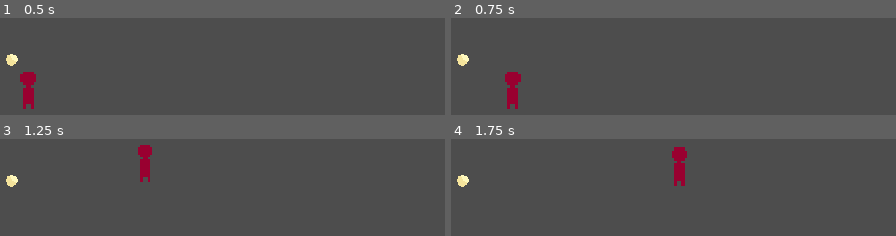
Above: before the commit, frames 1-4 (two rows, left to right).
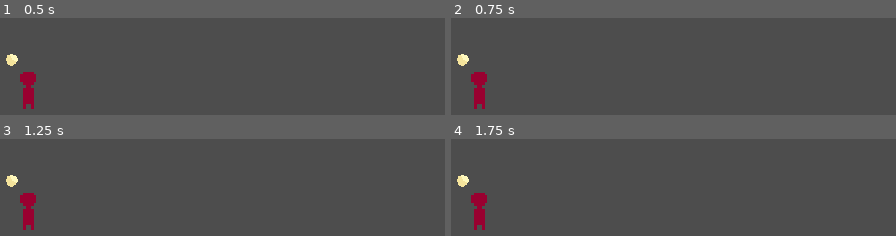
Above: after the commit, the same moments.

Repository: kvnfrr/Staylight
Game: Godot game, scene res://scenes/main.tscn
The game is run twice, just before and just after one commit, with the same random seed, the same clock (stepped at 60 frames per second) and the same inputs.
Inputs (mouse positions are in pixels of both pictures, inside the frame that each line leads up to):
- Up to frame 1 (0.5 s): no input
- Up to frame 2 (0.75 s): tap Enter (start_run) at 0.5, 0.6 s; move the mouse to (673, 100) at 0.52 s; hold D (move_right) from 0.53 s (still down); click (673, 100) at 0.67 s
- Up to frame 3 (1.25 s): keep holding D (move_right); tap W (jump) at 0.77 s
- Up to frame 4 (1.75 s): keep holding D (move_right); move the mouse to (outside the picture) at 1.27 s; tap R (clear_path) at 1.35 s; tap W (jump) at 1.52 s; tap Enter (start_run) at 1.55 s

Frame 1 is identical in both runs. In frame 2, 1.9% of the frame differs, in the area x 4-16%, y 55-94%; in frame 3, 1.8%; in frame 4, 1.9%, in the area x 4-54%, y 8-94%.

Commit message:
Added draw phase to player

Diff:
--- a/scripts/main.gd
+++ b/scripts/main.gd
@@ -4,6 +4,7 @@
 
 @onready var path_line: Line2D = $PathLine
 @onready var spirit: Area2D = $Spirit
+@onready var player: CharacterBody2D = $Player
 
 var state := GameState.DRAWING
 var path_points: Array[Vector2] = []
@@ -11,6 +12,9 @@
 
 var spirit_index := 0
 var spirit_speed := 120.0
+
+func _ready() -> void:
+	player.controls_enabled = false
 
 func _unhandled_input(event: InputEvent) -> void:
 	if state != GameState.DRAWING:
@@ -47,10 +51,12 @@
 	state = GameState.RUNNING
 	spirit.global_position = path_points[0]
 	spirit_index = 1
+	player.controls_enabled = true
 
 func move_spirit(delta: float) -> void:
 	if spirit_index >= path_points.size():
 		state = GameState.DRAWING
+		player.controls_enabled = false
 		return
 
 	var target := path_points[spirit_index]
--- a/scripts/player.gd
+++ b/scripts/player.gd
@@ -4,9 +4,21 @@
 @export var jump_velocity := -350.0
 @export var gravity := 1000.0
 
+var controls_enabled := false
+
 func _physics_process(delta: float) -> void:
+	if not controls_enabled:
+		velocity.x = 0
+
+		if not is_on_floor():
+			velocity.y += gravity * delta
+		else:
+			velocity.y = 0
+
+		move_and_slide()
+		return
+
 	var direction := Input.get_axis("move_left", "move_right")
-
 	velocity.x = direction * speed
 
 	if not is_on_floor():
